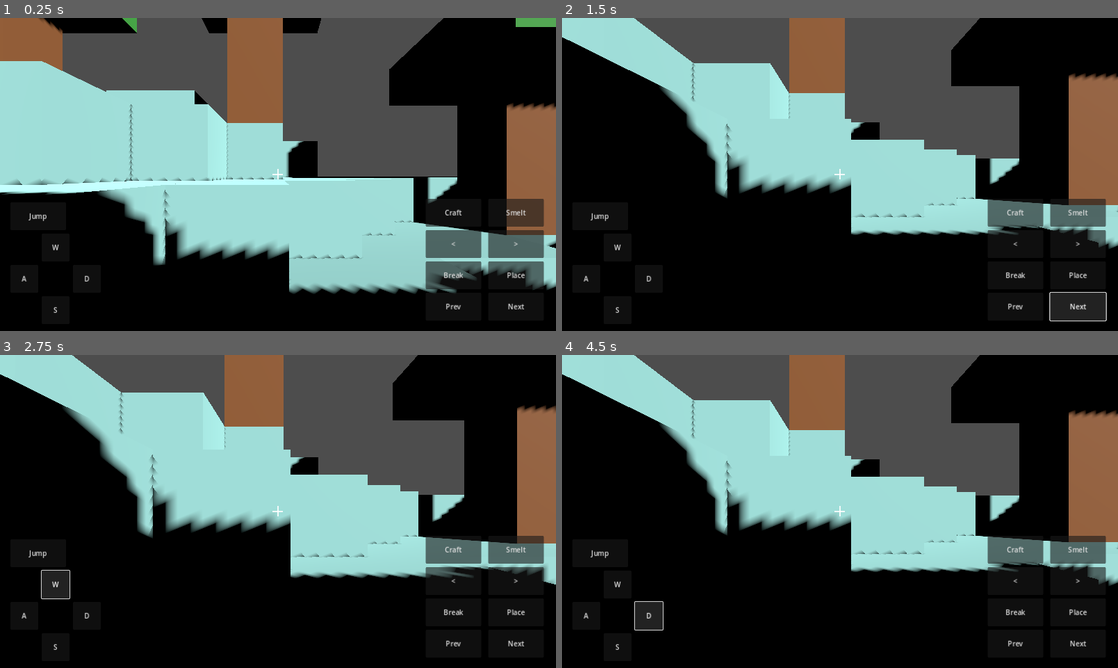
Above: before the commit, frames 1-4 (two rows, left to right).
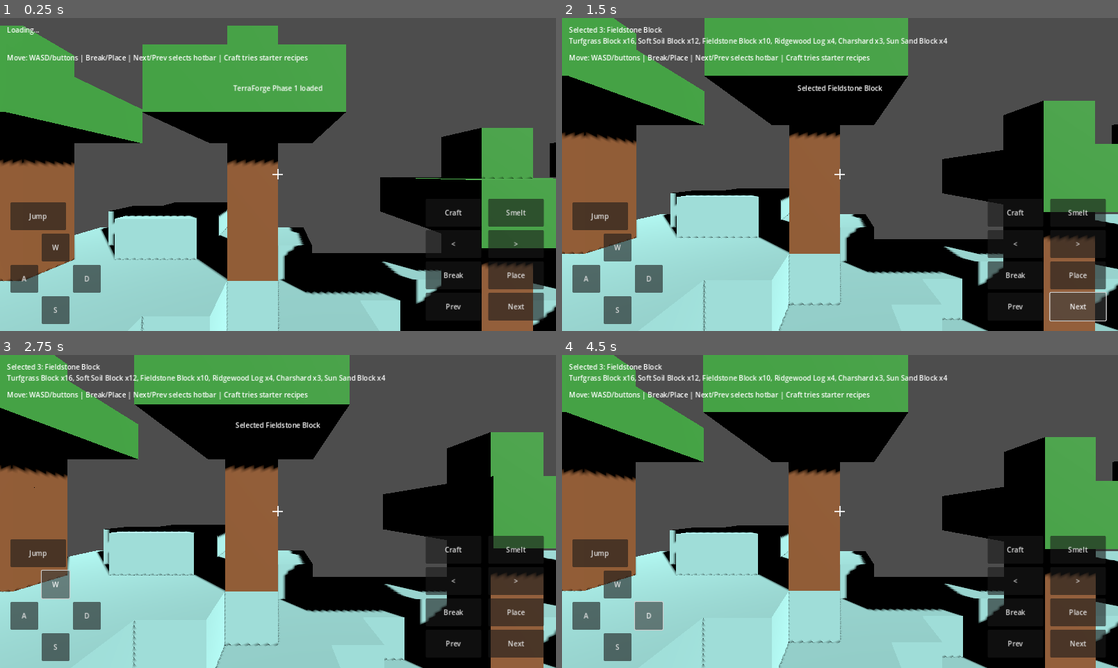
Above: after the commit, the same moments.

Repository: krishbanker1/krishbanker-godotgamedemo
Game: Godot game, scene res://scenes/main.tscn
The game is run twice, just before and just after one commit, with the same random seed, the same clock (stepped at 60 frames per second) and the same inputs.
Inputs:
- Up to frame 1 (0.25 s): no input
- Up to frame 2 (1.5 s): click "Next" at 0.5 s; click "Next" at 1.25 s
- Up to frame 3 (2.75 s): click "W" at 2 s
- Up to frame 4 (4.5 s): click "S" at 2.75 s; click "A" at 3.5 s; click "D" at 4.25 s

The runs differ from the first frame. In frame 1, 82% of the frame differs, in the area x 0-100%, y 0-100%; in frame 2, 80%; in frame 3, 80%; in frame 4, 79%.

Commit message:
Phase 1 wire HUD script into main scene

Diff:
--- a/scenes/main.tscn
+++ b/scenes/main.tscn
@@ -1,8 +1,9 @@
-[gd_scene load_steps=5 format=3]
+[gd_scene load_steps=6 format=3]
 
 [ext_resource type="Script" path="res://scripts/world.gd" id="1_world"]
 [ext_resource type="Script" path="res://scripts/player.gd" id="2_player"]
 [ext_resource type="Script" path="res://scripts/mobile_controls.gd" id="3_mobile"]
+[ext_resource type="Script" path="res://scripts/hud.gd" id="4_hud"]
 
 [sub_resource type="CapsuleShape3D" id="CapsuleShape3D_player"]
 radius = 0.35
@@ -14,7 +15,7 @@
 script = ExtResource("1_world")
 
 [node name="Player" type="CharacterBody3D" parent="."]
-transform = Transform3D(1, 0, 0, 0, 1, 0, 0, 0, 1, 8, 4, 8)
+transform = Transform3D(1, 0, 0, 0, 1, 0, 0, 0, 1, 8, 7, 8)
 script = ExtResource("2_player")
 
 [node name="CollisionShape3D" type="CollisionShape3D" parent="Player"]
@@ -39,6 +40,7 @@
 [node name="WorldEnvironment" type="WorldEnvironment" parent="."]
 
 [node name="Hud" type="CanvasLayer" parent="."]
+script = ExtResource("4_hud")
 
 [node name="CrosshairHorizontal" type="ColorRect" parent="Hud"]
 anchors_preset = 8
